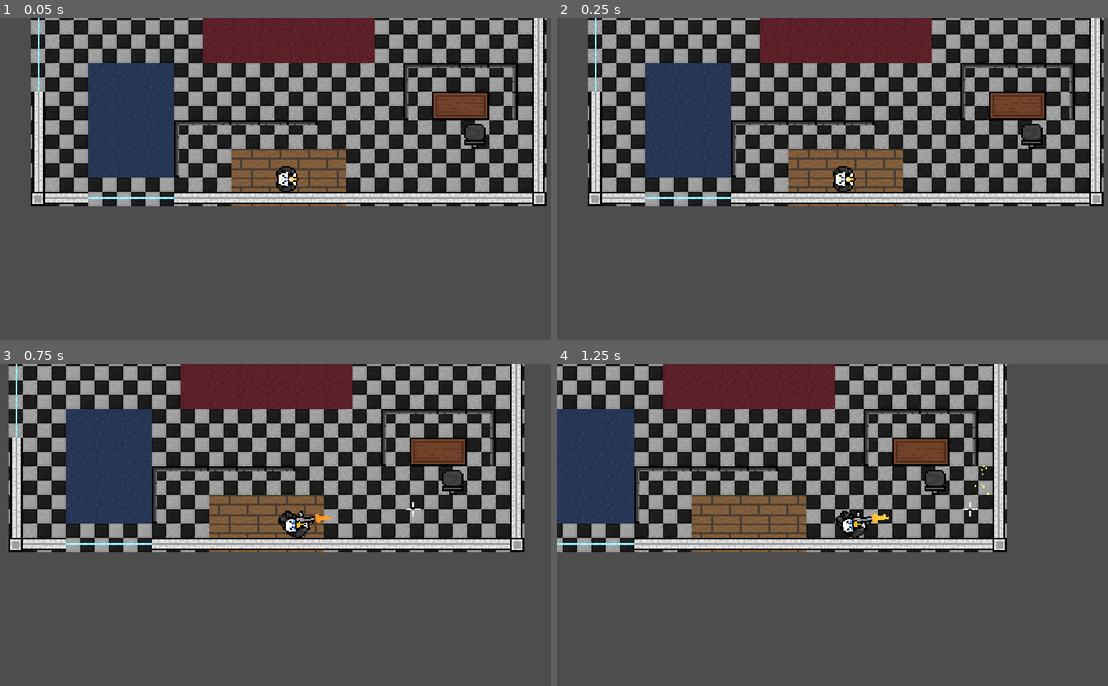
Above: before the commit, frames 1-4 (two rows, left to right).
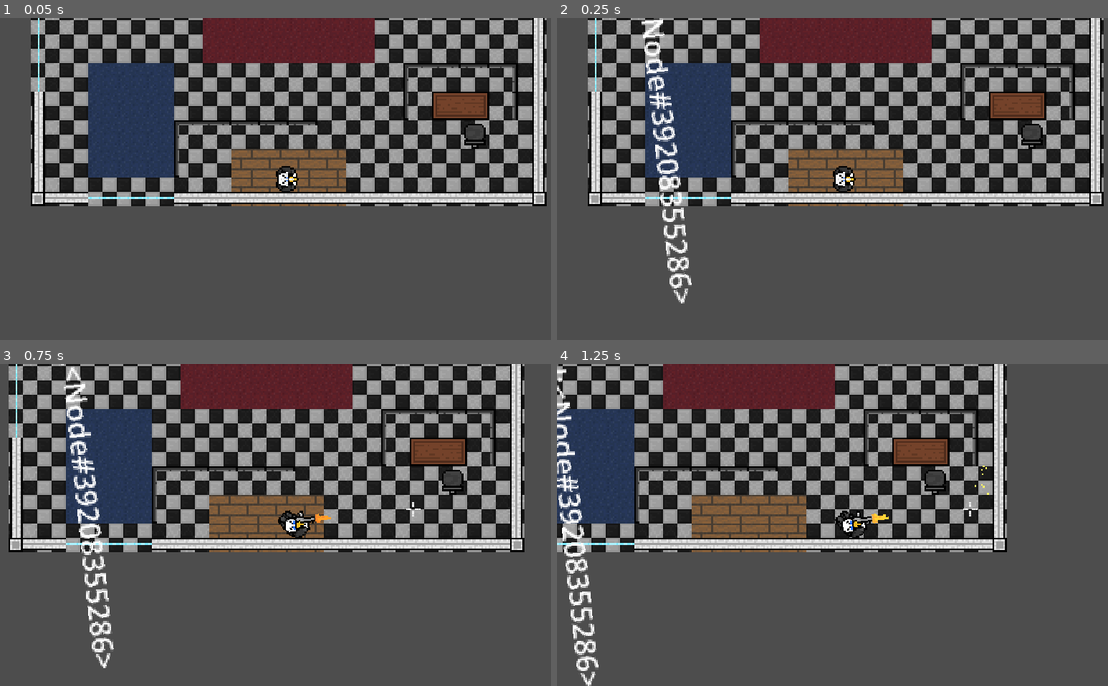
Above: after the commit, the same moments.

Repository: Sallad-Dev/Hit-Animal-real
Game: Godot game, scene res://Game-Off-2024/TestWorlds/test_world_gamers.tscn
Two runs of this game, one before a commit and one after it. Both use one fixed random seed, a clock stepped at 60 frames per second and the inputs below.
Inputs (mouse positions are in pixels of both pictures, inside the frame that each line leads up to):
- Up to frame 1 (0.05 s): no input
- Up to frame 2 (0.25 s): no input
- Up to frame 3 (0.75 s): move the mouse to (413, 508) at 0.52 s; press the mouse at (413, 508) at 0.53 s; hold D (move_right) from 0.53 s (still down)
- Up to frame 4 (1.25 s): keep holding D (move_right)

Frame 1 is identical in both runs. In frame 2, 1.9% of the frame differs, in the area x 15-25%, y 0-89%; in frame 3, 1.9%, in the area x 11-21%, y 0-95%; in frame 4, 1.8%.

Commit message:
alot of random changes

Diff:
--- /dev/null
+++ b/game-off-2024/Game-Off-2024/Enemies/Scenes/raycastcontroller.gd
@@ -0,0 +1,18 @@
+extends Node2D
+
+@onready var sight_timer: Timer = $SightTimer
+
+var colliding: bool = false
+
+func _process(_delta: float) -> void:
+	for i in get_children():
+		if i is RayCast2D and i.is_colliding():
+			var obj = i.get_collider()
+			if obj is Player:
+				sight_timer.stop()
+				EnemySignals.enemySeesPlayer.emit(obj)
+			else:
+				sight_timer.start(0.85)
+
+func _on_sight_timer_timeout() -> void:
+	EnemySignals.playerOutOfSight.emit()
--- a/game-off-2024/Game-Off-2024/Enemies/Scenes/target_enemy.tscn
+++ b/game-off-2024/Game-Off-2024/Enemies/Scenes/target_enemy.tscn
@@ -1,9 +1,9 @@
-[gd_scene load_steps=20 format=3 uid="uid://gyb1vdehh0j8"]
+[gd_scene load_steps=21 format=3 uid="uid://gyb1vdehh0j8"]
 
 [ext_resource type="Script" path="res://Game-Off-2024/Enemies/Scripts/target_enemy.gd" id="1_6mcgp"]
 [ext_resource type="Texture2D" uid="uid://bglfxh442t4ic" path="res://Game-Off-2024/Assets/Characters/hit_animal_sprite_sheet_compile.png" id="1_ft5hw"]
+[ext_resource type="Script" path="res://Game-Off-2024/Enemies/Scenes/raycastcontroller.gd" id="3_2ywu0"]
 [ext_resource type="Script" path="res://Game-Off-2024/Generic_StateMachine/StateMachine.gd" id="3_aosis"]
-[ext_resource type="Script" path="res://Game-Off-2024/Enemies/Scenes/enemyRaycasts.gd" id="3_jxq4r"]
 [ext_resource type="Script" path="res://Game-Off-2024/Enemies/Scripts/TargetIdle.gd" id="4_vr5ia"]
 [ext_resource type="Script" path="res://Game-Off-2024/Enemies/Scripts/TargetPatrol.gd" id="5_wsefd"]
 [ext_resource type="Script" path="res://Game-Off-2024/Enemies/Scripts/TargetPOIArrival.gd" id="6_unrpn"]
@@ -11,6 +11,7 @@
 [ext_resource type="Script" path="res://Game-Off-2024/Enemies/Scenes/area_2d.gd" id="8_fmiel"]
 [ext_resource type="PackedScene" uid="uid://dvvopnog574xr" path="res://Game-Off-2024/random files/blood_splatter.tscn" id="8_mupe3"]
 [ext_resource type="Script" path="res://Game-Off-2024/random files/enemyAware.gd" id="9_ncxci"]
+[ext_resource type="Script" path="res://Game-Off-2024/Enemies/Scenes/testing_label.gd" id="12_anfyu"]
 
 [sub_resource type="CircleShape2D" id="CircleShape2D_ahs7g"]
 radius = 6.08276
@@ -100,26 +101,24 @@
 
 [node name="Raycasts" type="Node2D" parent="BodyParts/Head/headSprite"]
 position = Vector2(1, 0)
+script = ExtResource("3_2ywu0")
 
 [node name="Ray1" type="RayCast2D" parent="BodyParts/Head/headSprite/Raycasts"]
 target_position = Vector2(67, 0)
-script = ExtResource("3_jxq4r")
 
 [node name="Ray2" type="RayCast2D" parent="BodyParts/Head/headSprite/Raycasts"]
 target_position = Vector2(66, 9)
-script = ExtResource("3_jxq4r")
 
 [node name="Ray3" type="RayCast2D" parent="BodyParts/Head/headSprite/Raycasts"]
 target_position = Vector2(66, -9)
-script = ExtResource("3_jxq4r")
 
 [node name="Ray4" type="RayCast2D" parent="BodyParts/Head/headSprite/Raycasts"]
 target_position = Vector2(62, -18)
-script = ExtResource("3_jxq4r")
 
 [node name="Ray5" type="RayCast2D" parent="BodyParts/Head/headSprite/Raycasts"]
 target_position = Vector2(62, 18)
-script = ExtResource("3_jxq4r")
+
+[node name="SightTimer" type="Timer" parent="BodyParts/Head/headSprite/Raycasts"]
 
 [node name="Weapon" type="Node2D" parent="BodyParts"]
 z_index = -5
@@ -151,3 +150,11 @@
 visible = false
 shape = SubResource("CircleShape2D_jf5bm")
 debug_color = Color(0.888531, 0.304915, 0.320457, 0.42)
+
+[node name="testing label" type="Label" parent="."]
+offset_right = 40.0
+offset_bottom = 23.0
+theme_override_font_sizes/font_size = 0
+script = ExtResource("12_anfyu")
+
+[connection signal="timeout" from="BodyParts/Head/headSprite/Raycasts/SightTimer" to="BodyParts/Head/headSprite/Raycasts" method="_on_sight_timer_timeout"]
--- /dev/null
+++ b/game-off-2024/Game-Off-2024/Enemies/Scenes/testing_label.gd
@@ -0,0 +1,7 @@
+extends Label
+
+@onready var behaviours: StateMachine = $"../Behaviours"
+
+
+func _process(delta: float) -> void:
+	text = str(behaviours.current_state)
--- a/game-off-2024/Game-Off-2024/Enemies/Scripts/target_enemy.gd
+++ b/game-off-2024/Game-Off-2024/Enemies/Scripts/target_enemy.gd
@@ -22,7 +22,6 @@
 var tween: Tween
 
 func _ready() -> void:
-	poi_survey()
 	#shallow copy of POI
 	poi_list = POI.duplicate()
 
@@ -35,10 +34,6 @@
 
 #take da damage
 func take_damage():
-	kill_enemy()
-
-#kill da enemy
-func kill_enemy():
 	EnemySignals.killEnemy.emit(self)
 
 #survey the area by rotating the enemies head
--- a/game-off-2024/Game-Off-2024/random files/enemyAware.gd
+++ b/game-off-2024/Game-Off-2024/random files/enemyAware.gd
@@ -2,18 +2,33 @@
 class_name EnemyAware
 
 func Enter():
-	if owner.tween.is_running():
-		owner.tween.stop()
+	if owner.tween:
+		if owner.tween.is_running():
+			owner.tween.kill()
 
 	if  not (EnemySignals.playerOutOfSight.is_connected(on_player_out_of_sight)):
 		EnemySignals.playerOutOfSight.connect(on_player_out_of_sight)
 	else:
 		pass
 
+	if  not (EnemySignals.enemySeesPlayer.is_connected(on_player_sighted)):
+		EnemySignals.enemySeesPlayer.connect(on_player_sighted)
+	else:
+		pass
+
 func Physics_update(delta: float) -> void:
-	owner.velocity = (owner.last_known_player_pos - owner.global_position).normalized()*owner.speed*delta
+	var dist_from_point = (owner.last_known_player_pos - owner.global_position).length()
+	if dist_from_point <= 4:
+		owner.velocity = Vector2.ZERO
+		await get_tree().create_timer(1).timeout
+		transitioned.emit("Patrol")
+	else:
+		owner.velocity = (owner.last_known_player_pos - owner.global_position).normalized()*owner.speed*delta
 	owner.look_at(owner.last_known_player_pos)
 
 func on_player_out_of_sight():
 	%Patrol.add_new_poi_front(%Patrol.get_current_poi())
 	transitioned.emit("Patrol")
+
+func on_player_sighted(player):
+	owner.last_known_player_pos = player.global_position
